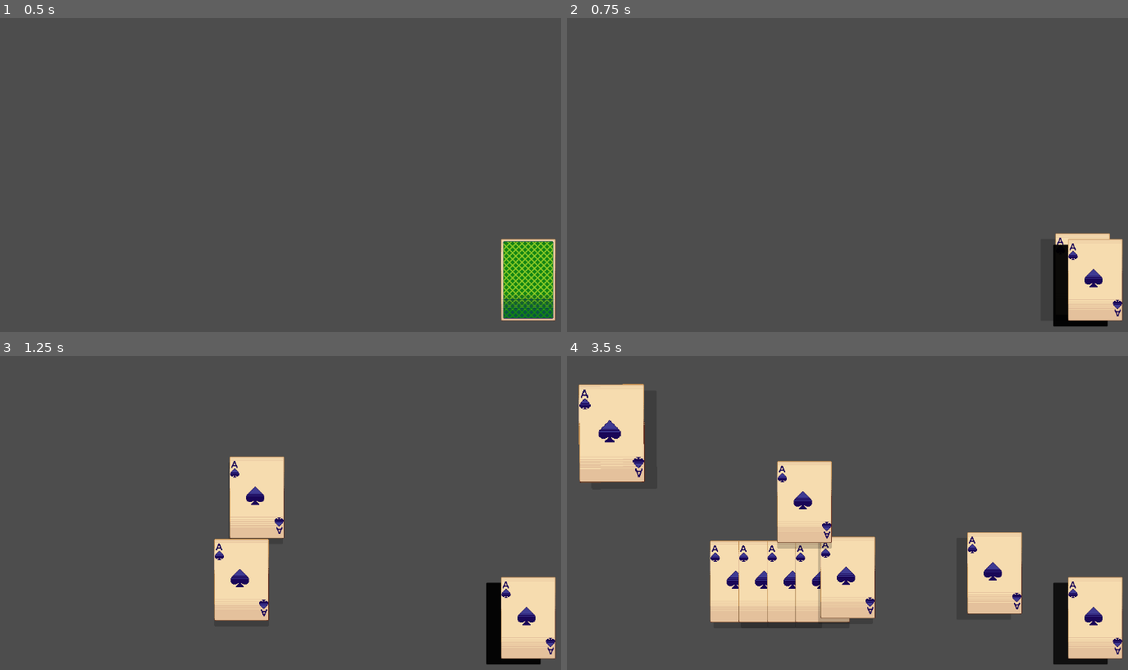
Above: before the commit, frames 1-4 (two rows, left to right).
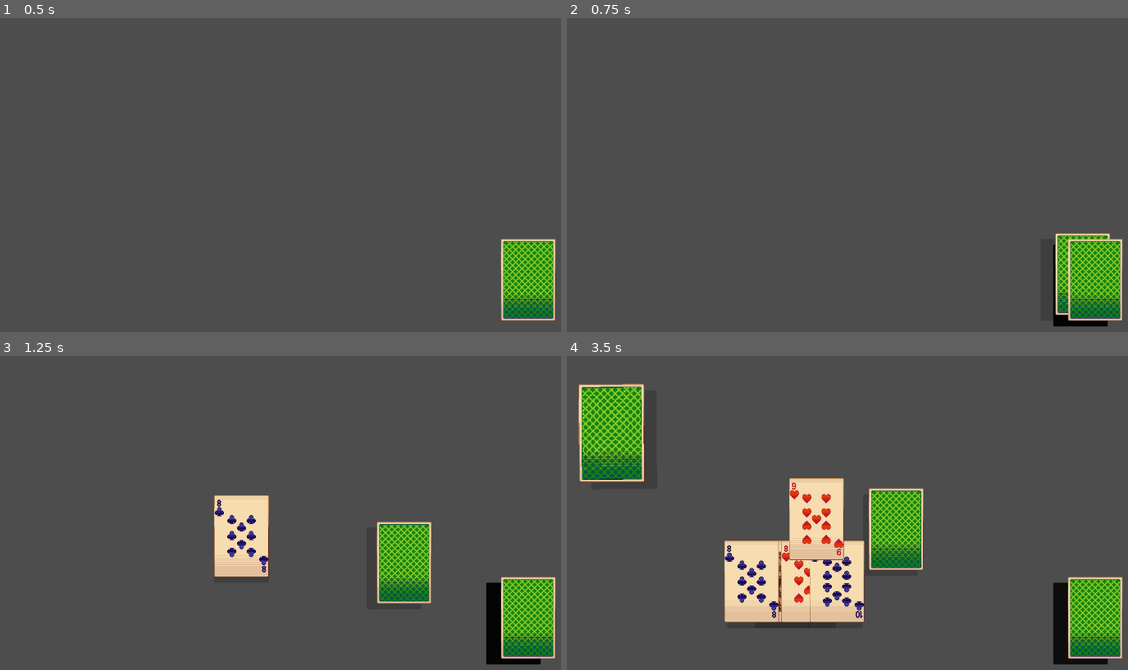
Above: after the commit, the same moments.

Repository: woliveira82/godot-card-game-effects
Game: Godot game, scene res://scenes/table/table.tscn
Two runs of this game, one before a commit and one after it. Both use one fixed random seed, a clock stepped at 60 frames per second and the inputs below.
Inputs (mouse positions are in pixels of both pictures, inside the frame that each line leads up to):
- Up to frame 1 (0.5 s): no input
- Up to frame 2 (0.75 s): tap Enter at 0.5 s; move the mouse to (954, 131) at 0.52 s; click (954, 131) at 0.67 s
- Up to frame 3 (1.25 s): no input
- Up to frame 4 (3.5 s): drag from (825, 497) to (774, 563) at 1.27 s; move the mouse to (886, 525) at 2.02 s; click (886, 525) at 2.17 s; drag from (1094, 616) to (611, 434) at 2.77 s

Frame 1 is identical in both runs. In frame 2, 2.9% of the frame differs, in the area x 86-99%, y 69-96%; in frame 3, 9.3%; in frame 4, 16%, in the area x 2-99%, y 9-96%.

Commit message:
feat: randomize cards

Diff:
--- /dev/null
+++ b/globals/card_values.gd
@@ -0,0 +1,56 @@
+extends Node
+
+const CARD_LIST := [
+	"card-clubs-1.png",
+	"card-clubs-10.png",
+	"card-clubs-11.png",
+	"card-clubs-12.png",
+	"card-clubs-13.png",
+	"card-clubs-2.png",
+	"card-clubs-3.png",
+	"card-clubs-4.png",
+	"card-clubs-5.png",
+	"card-clubs-6.png",
+	"card-clubs-7.png",
+	"card-clubs-8.png",
+	"card-clubs-9.png",
+	"card-diamonds-1.png",
+	"card-diamonds-10.png",
+	"card-diamonds-11.png",
+	"card-diamonds-12.png",
+	"card-diamonds-13.png",
+	"card-diamonds-2.png",
+	"card-diamonds-3.png",
+	"card-diamonds-4.png",
+	"card-diamonds-5.png",
+	"card-diamonds-6.png",
+	"card-diamonds-7.png",
+	"card-diamonds-8.png",
+	"card-diamonds-9.png",
+	"card-hearts-1.png",
+	"card-hearts-10.png",
+	"card-hearts-11.png",
+	"card-hearts-12.png",
+	"card-hearts-13.png",
+	"card-hearts-2.png",
+	"card-hearts-3.png",
+	"card-hearts-4.png",
+	"card-hearts-5.png",
+	"card-hearts-6.png",
+	"card-hearts-7.png",
+	"card-hearts-8.png",
+	"card-hearts-9.png",
+	"card-spades-1.png",
+	"card-spades-10.png",
+	"card-spades-11.png",
+	"card-spades-12.png",
+	"card-spades-13.png",
+	"card-spades-2.png",
+	"card-spades-3.png",
+	"card-spades-4.png",
+	"card-spades-5.png",
+	"card-spades-6.png",
+	"card-spades-7.png",
+	"card-spades-8.png",
+	"card-spades-9.png",
+]
--- a/globals/signals.gd
+++ b/globals/signals.gd
@@ -1,3 +1 @@
 extends Node
-
-signal on_card_drawn(card: Card, wait_order: int)
--- a/project.godot
+++ b/project.godot
@@ -18,3 +18,4 @@
 [autoload]
 
 Signals="*res://globals/signals.gd"
+CardValues="*res://globals/card_values.gd"
--- a/scenes/card/card.gd
+++ b/scenes/card/card.gd
@@ -18,17 +18,40 @@
 var tween_hover: Tween
 var tween_handle: Tween
 var tween_scale: Tween
-var tween_rotation: Tween
+var tween_flip: Tween
+
+var value: String = "card-back3.png"
 
 @onready var card_texture = $CardTexture
 @onready var shadow = $Shadow
+
+
+func set_card_texture():
+	card_texture.texture = load("res://assets/" + value)
+
+
+func flip_to_left():
+	if tween_flip and tween_flip.is_running():
+		tween_flip.kill()
+
+	tween_flip = create_tween().set_ease(Tween.EASE_IN).set_trans(Tween.TRANS_CUBIC)
+	tween_flip.tween_property(card_texture.material, "shader_parameter/y_rot", -90.0, 0.1)
+	return true
+
+
+
+func flip_from_right():
+	if tween_flip and tween_flip.is_running():
+		tween_flip.kill()
+
+	tween_flip = create_tween().set_ease(Tween.EASE_OUT).set_trans(Tween.TRANS_CUBIC)
+	tween_flip.tween_property(card_texture.material, "shader_parameter/y_rot", 0.0, 0.1)
 
 
 func _process(delta: float):
 	_tilt_card()
 	_drag_card(delta)
 	_handle_shadow()
-
 
 func _tilt_card():
 	if not mouse_hover: return
@@ -89,6 +112,7 @@
 func _scale_up_tween():
 	tween_scale = create_tween().set_ease(Tween.EASE_OUT).set_trans(Tween.TRANS_ELASTIC)
 	tween_scale.tween_property(self, "scale", Vector2(1.2, 1.2), 0.5)
+	z_index = 3
 
 
 func _scale_down_tween():
@@ -97,6 +121,7 @@
 
 	tween_scale = create_tween().set_ease(Tween.EASE_OUT).set_trans(Tween.TRANS_ELASTIC)
 	tween_scale.tween_property(self, "scale", Vector2.ONE, 0.55)
+	z_index = 1
 
 
 func _handle_shadow():
--- a/scenes/card/card.tscn
+++ b/scenes/card/card.tscn
@@ -1,15 +1,16 @@
-[gd_scene load_steps=5 format=3 uid="uid://b5anmgowrphsh"]
+[gd_scene load_steps=6 format=3 uid="uid://b5anmgowrphsh"]
 
 [ext_resource type="Script" path="res://scenes/card/card.gd" id="1_hpov2"]
 [ext_resource type="Shader" path="res://shaders/2d-perspective.gdshader" id="1_j5xev"]
 [ext_resource type="Texture2D" uid="uid://dl8ic6gqnb54c" path="res://assets/card-spades-1.png" id="1_umao6"]
+[ext_resource type="Texture2D" uid="uid://c6j5fvxdbm52a" path="res://assets/card-back3.png" id="4_3h1a2"]
 
 [sub_resource type="ShaderMaterial" id="ShaderMaterial_e5oec"]
 resource_local_to_scene = true
 shader = ExtResource("1_j5xev")
 shader_parameter/fov = 90.0
 shader_parameter/cull_back = true
-shader_parameter/y_rot = 8.55e-06
+shader_parameter/y_rot = 0.0
 shader_parameter/x_rot = 0.0
 shader_parameter/inset = 0.0
 
@@ -34,6 +35,7 @@
 modulate = Color(0, 0, 0, 1)
 self_modulate = Color(1, 1, 1, 0.196078)
 show_behind_parent = true
+z_index = -1
 texture_filter = 1
 layout_mode = 1
 anchors_preset = 8
@@ -50,6 +52,7 @@
 texture = ExtResource("1_umao6")
 
 [node name="CardTexture" type="TextureRect" parent="."]
+z_index = 1
 texture_filter = 1
 material = SubResource("ShaderMaterial_e5oec")
 layout_mode = 1
@@ -64,7 +67,7 @@
 offset_bottom = 72.0
 grow_horizontal = 2
 grow_vertical = 2
-texture = ExtResource("1_umao6")
+texture = ExtResource("4_3h1a2")
 
 [connection signal="gui_input" from="." to="." method="_on_gui_input"]
 [connection signal="mouse_entered" from="." to="." method="_on_mouse_entered"]
--- a/scenes/table/draw_pile.gd
+++ b/scenes/table/draw_pile.gd
@@ -6,7 +6,14 @@
 var tween: Tween
 var hand_node_pos: Vector2
 
+var draw_pile: Array
+
 @onready var hand = %Hand
+
+
+func _ready():
+	draw_pile = CardValues.CARD_LIST.duplicate(true)
+	draw_pile.shuffle()
 
 
 func _input(event):
@@ -29,5 +36,6 @@
 		add_child(instance)
 		instance.position = Vector2.ZERO
 		tween.tween_property(instance, "global_position", hand.enter_position, 0.3 + (i * 0.05))
-		tween.tween_callback(hand.add_card)
-		tween.tween_callback(instance.queue_free)
+		tween.tween_callback(instance.flip_to_left)
+		tween.tween_callback(instance.queue_free).set_delay(0.1)
+		tween.tween_callback(hand.add_card.bind(draw_pile.pop_front()))
--- a/scenes/table/hand.gd
+++ b/scenes/table/hand.gd
@@ -14,10 +14,15 @@
 	enter_position = original_pos - Vector2(0.0, 160.0)
 
 
-func add_card():
-	var instance = card_scene.instantiate()
+func add_card(card_value: String):
+	var instance: Card = card_scene.instantiate()
+	instance.value = card_value
 	add_child(instance)
+	instance.set_card_texture()
+
+	instance.card_texture.material.set("shader_parameter/y_rot", 90.0)
 	instance.global_position = enter_position
+	instance.flip_from_right()
 	order_hand()
 
 
